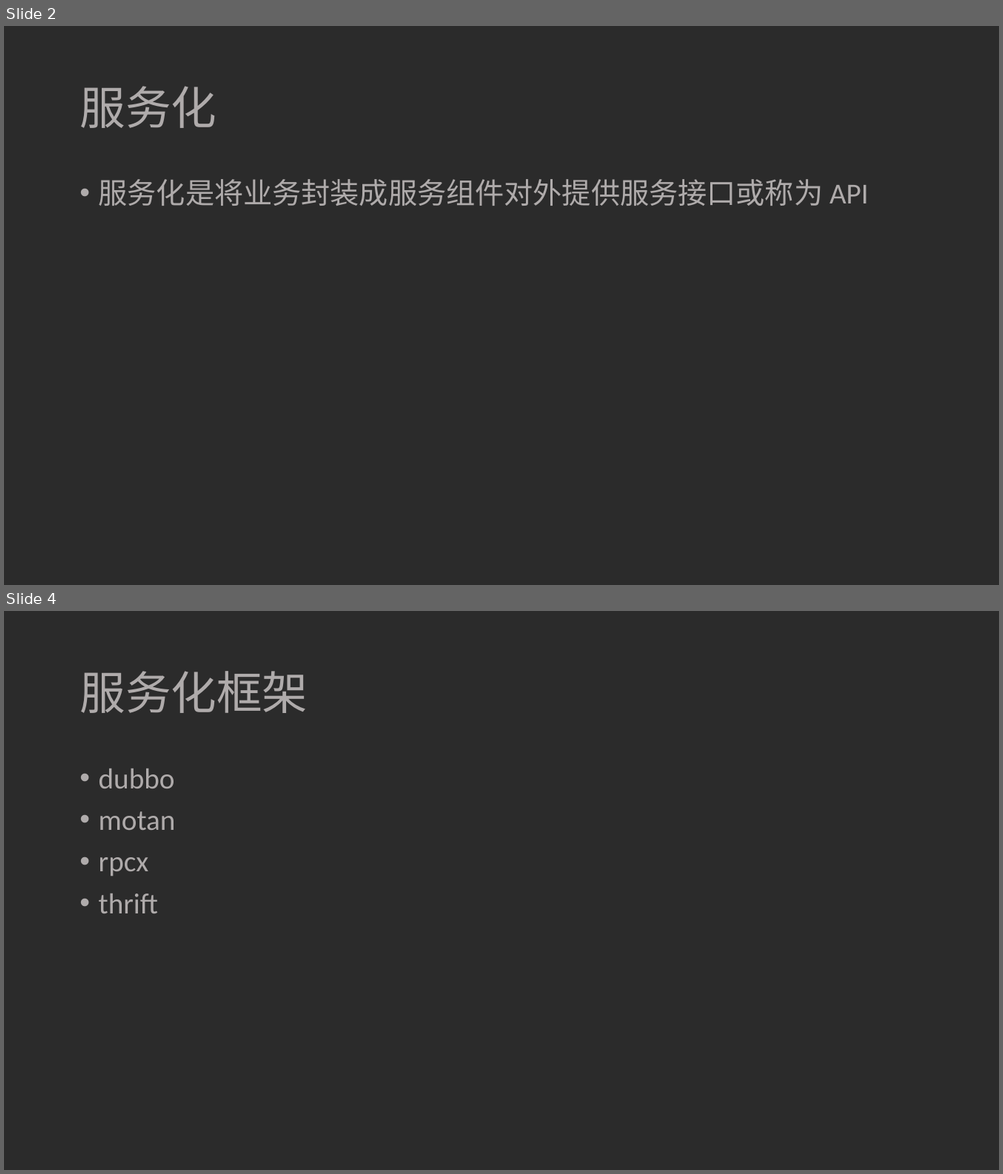
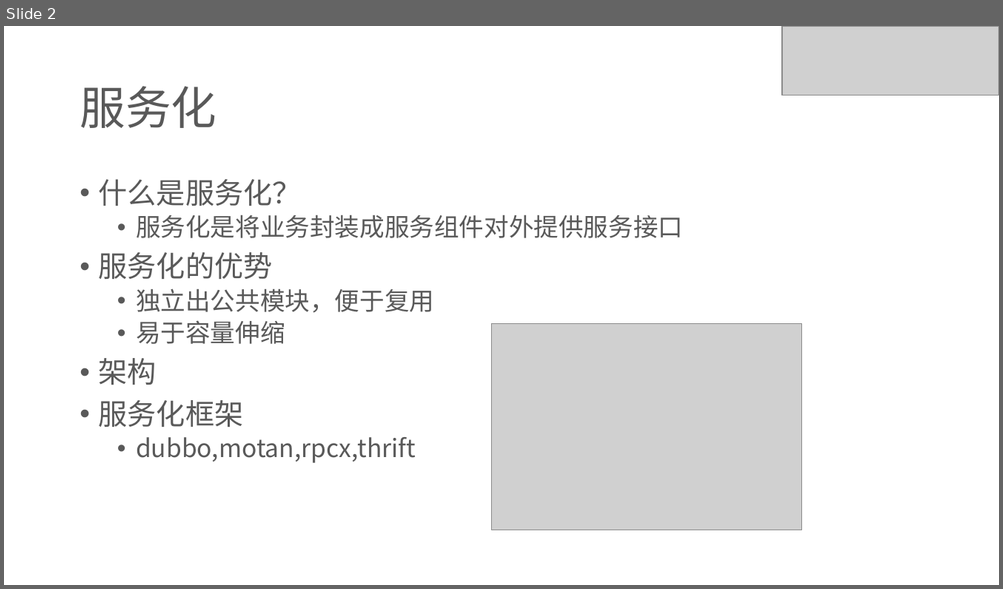
Before and after one commit to ivaneye/ivaneye.github.com, a slide deck: source/ppt/work/焦点服务化框架Hydra的演变-王一帆.pptx. Shown one above the other, each under a label of ours: slides 2 and 4 before the commit, slide 2 after it; the slides between them are not shown. The pictures are 1003x1174 and 1003x589 pixels, drawn with LibreOffice and Linux fonts; fonts in the diff are those of the drawing; grey boxes stand for pictures; background and template pictures are left out; a plain dark background stands for a picture behind light text. Boxes give left, top, right and bottom in pixels: in the first picture for what was removed or moved away, otherwise in the second. Text is boxed around its words. In the diff, an @@ line names an element or a change of style, - is before the commit and + after.

```diff
--- a/source/ppt/work/焦点服务化框架Hydra的演变-王一帆.pptx
+++ b/source/ppt/work/焦点服务化框架Hydra的演变-王一帆.pptx
@@ slide 4 removed at [4, 611, 999, 1170], background picture (left out) @@
@@ title removed at [79, 671, 307, 713] @@
-服务化框架
@@ text removed at [99, 769, 176, 914] @@
-• dubbo
-• motan
-• rpcx
-• thrift
@@ slide 2 changed as well @@
@@ background picture (left out) to #FFFFFF @@
@@ picture added at [782, 26, 999, 96] @@
@@ title "服务化" at [79, 86, 216, 128]: font Calibri to Noto Sans CJK SC, text colour #AFABAB to #595959 @@
@@ text at [99, 179, 683, 463]: text changed; size 28 to 24 pt; font Calibri to Noto Sans CJK SC; text colour #AFABAB to #595959 @@
-• 服务化是将业务封装成服务组件对外提供服务接口或称为 API
+• 什么是服务化？
+  • 服务化是将业务封装成服务组件对外提供服务接口
+• 服务化的优势
+  • 独立出公共模块，便于复用
+  • 易于容量伸缩
+• 架构
+• 服务化框架
+  • dubbo,motan,rpcx,thrift
@@ picture added at [492, 323, 802, 531] @@
```
Also in this commit, not shown: 10 other slides changed, 3 slides added, 4 other slides removed, 2 other files.
